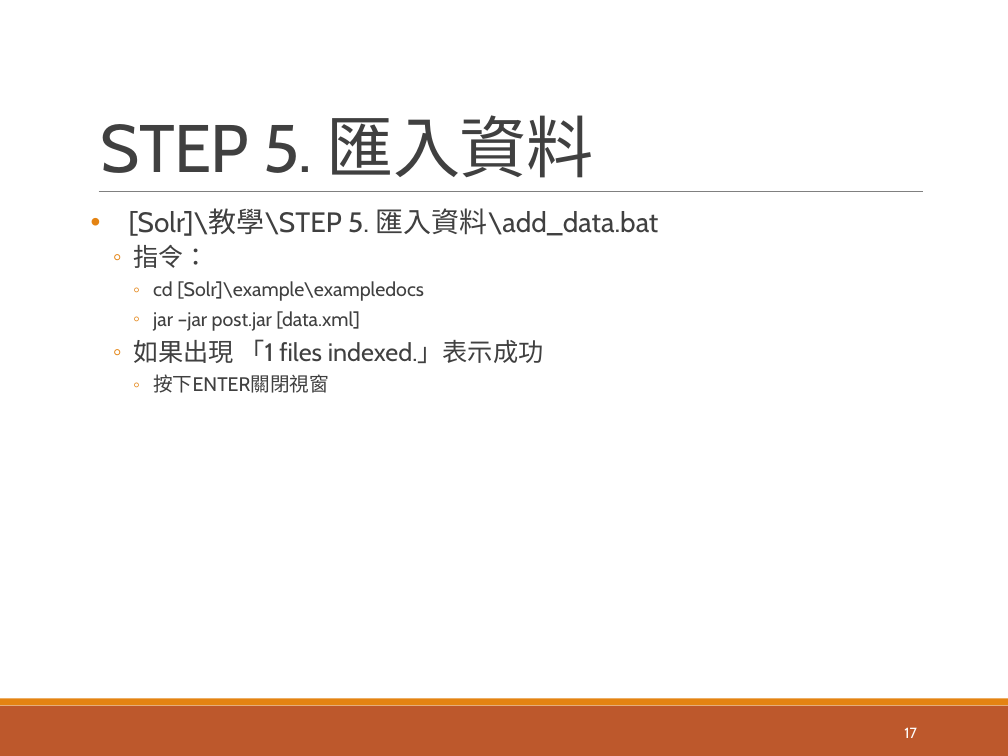
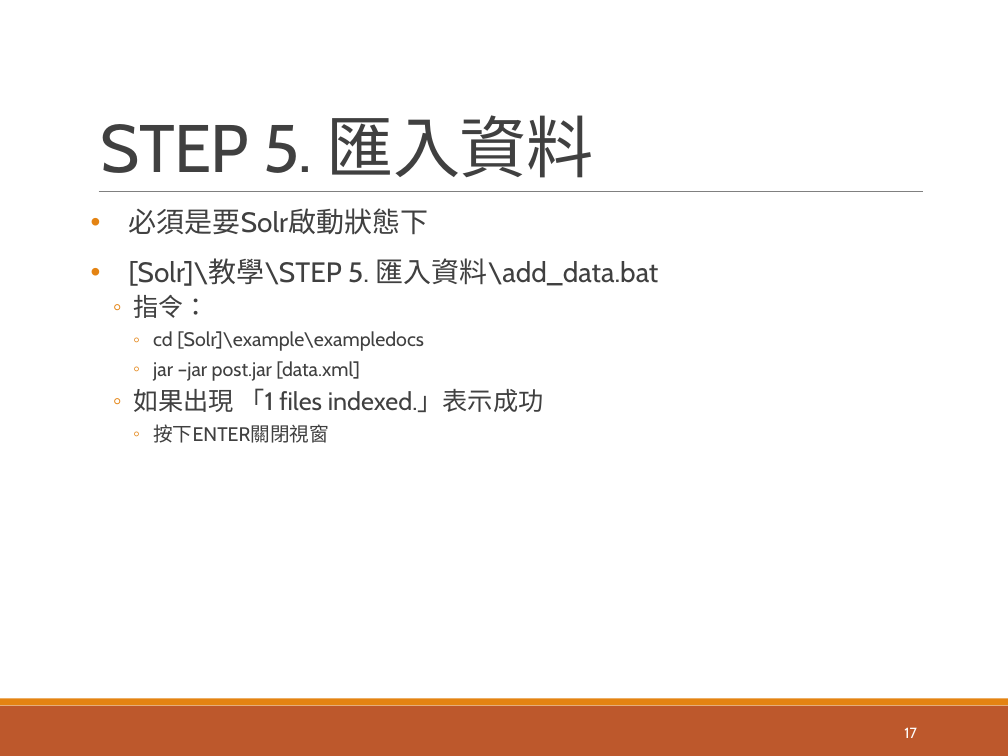
Before and after one commit to pulipulichen/ir-practice-solr, a slide deck: slide 17 of Apache Solr教學介紹.pptx. Drawn at 1008x756 pixels with LibreOffice and Linux fonts; fonts in the diff are those of the drawing. Boxes give left, top, right and bottom in pixels: in the first picture for what was removed or moved away, otherwise in the second. Text is boxed around its words. In the diff, an @@ line names an element or a change of style, - is before the commit and + after.

```diff
--- a/Apache Solr教學介紹.pptx
+++ b/Apache Solr教學介紹.pptx
@@ text at [129, 208, 429, 235]: paragraph added @@
+• 必須是要Solr啟動狀態下
```
Also in this commit, not shown: 5 other slides changed, 7 slides added, 19 other files.
